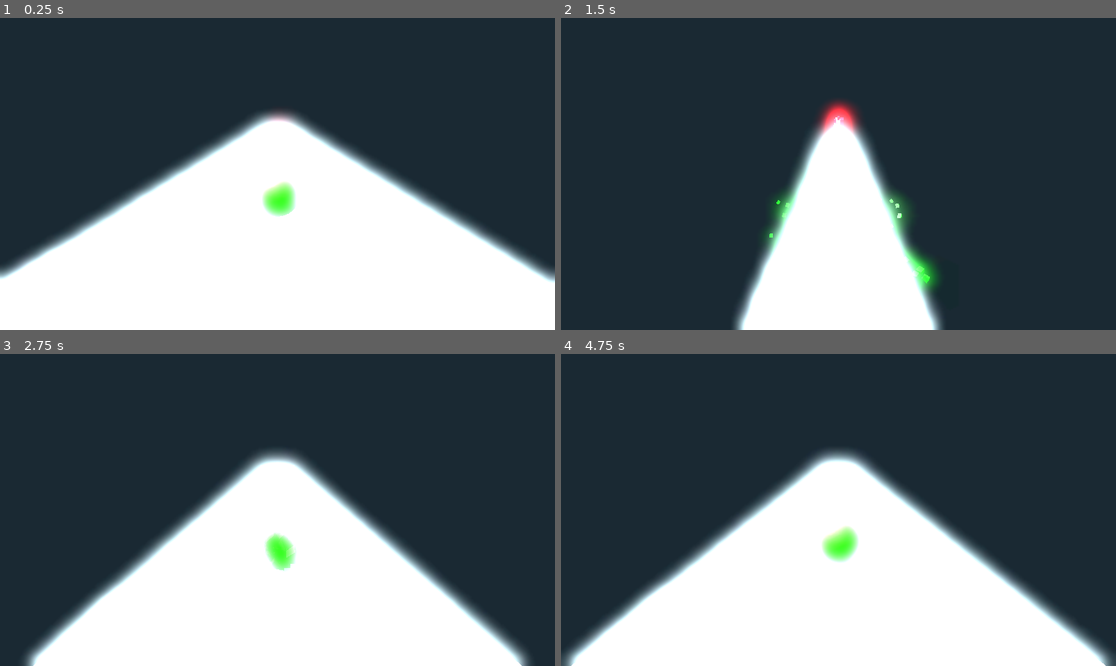
Above: before the commit, frames 1-4 (two rows, left to right).
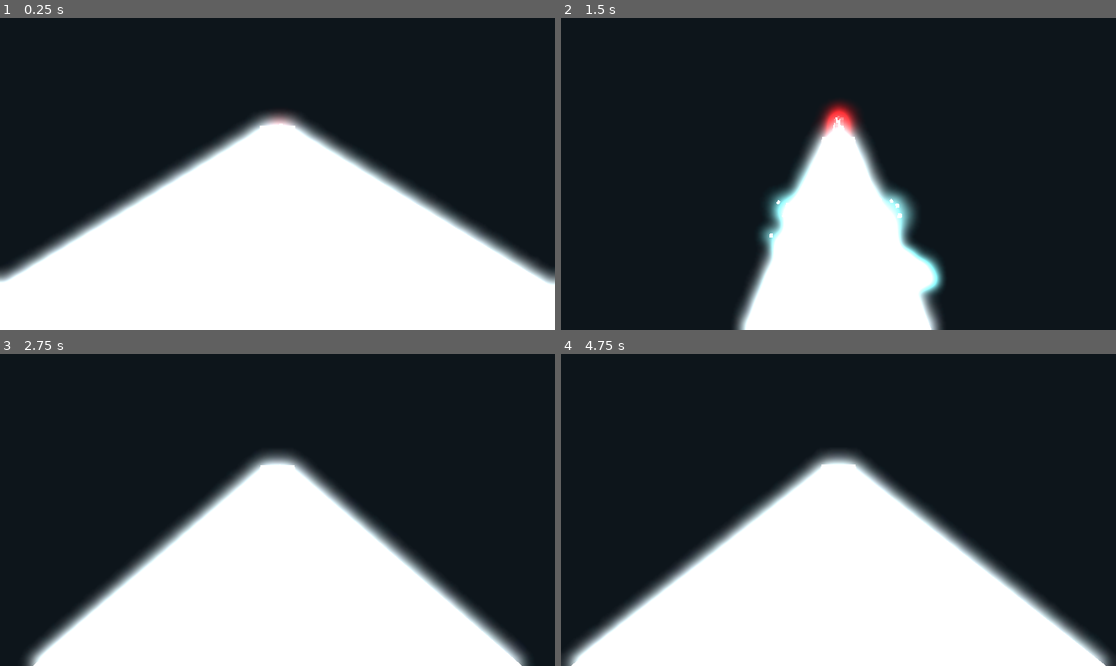
Above: after the commit, the same moments.

Repository: keatonfreed/GodotSlope
Game: Godot game, scene res://scenes/main.tscn
Two runs of this game, one before a commit and one after it. Both use one fixed random seed, a clock stepped at 60 frames per second and the inputs below.
Inputs:
- Up to frame 1 (0.25 s): no input
- Up to frame 2 (1.5 s): hold D (RightMove) 0.53-1.28 s; hold R 0.53-1.28 s; tap Space (Jump) at 0.77 s; hold S (DownMove) from 1.28 s (still down); tap R at 1.35 s
- Up to frame 3 (2.75 s): tap Space (Jump) at 1.52 s; release S (DownMove) at 2.03 s; hold D (RightMove) from 2.03 s (still down); hold R from 2.03 s (still down)
- Up to frame 4 (4.75 s): release R at 2.78 s; tap R at 2.85, 4.35 s; tap Space (Jump) at 3.02, 3.77, 4.52 s; release D (RightMove) at 3.53 s; hold R 3.53-4.28 s; hold A (LeftMove) from 3.53 s (still down)

The runs differ from the first frame. In frame 1, 7.3% of the frame differs, in the area x 0-100%, y 28-86%; in frame 2, 4.7%; in frame 3, 7.5%; in frame 4, 7.9%, in the area x 0-100%, y 29-100%.

Commit message:
better colors

Diff:
--- a/scenes/main.tscn
+++ b/scenes/main.tscn
@@ -15,8 +15,11 @@
 ambient_light_source = 2
 ambient_light_color = Color(1, 1, 1, 1)
 glow_enabled = true
+glow_normalized = true
 glow_intensity = 3.75
-glow_bloom = 1.0
+glow_bloom = 0.5
+glow_blend_mode = 4
+glow_hdr_threshold = 2.0
 fog_mode = 1
 fog_light_color = Color(0.0435, 0.0455583, 0.05, 1)
 fog_light_energy = 16.0
--- a/scenes/ramp_block.tscn
+++ b/scenes/ramp_block.tscn
@@ -1,36 +1,15 @@
-[gd_scene load_steps=11 format=3 uid="uid://biqifqlm50skc"]
+[gd_scene load_steps=8 format=3 uid="uid://biqifqlm50skc"]
 
 [ext_resource type="Script" path="res://scripts/ramp.gd" id="1_ovidh"]
 [ext_resource type="PackedScene" uid="uid://daohb45xnnvsf" path="res://scenes/death_zone.tscn" id="2_4f85i"]
 [ext_resource type="Material" uid="uid://8jkcngsq66dd" path="res://textures/ground.tres" id="3_sxrly"]
+[ext_resource type="Material" uid="uid://dhkejbg1o3j2o" path="res://textures/death.tres" id="4_ybv3e"]
 
 [sub_resource type="BoxShape3D" id="BoxShape3D_mb2s3"]
 size = Vector3(6.26172, 501, 94.3745)
 
 [sub_resource type="BoxShape3D" id="BoxShape3D_nckkp"]
 size = Vector3(6.4502, 1.44801, 4.01685)
-
-[sub_resource type="Gradient" id="Gradient_c7f2a"]
-
-[sub_resource type="FastNoiseLite" id="FastNoiseLite_1od3w"]
-noise_type = 2
-
-[sub_resource type="NoiseTexture2D" id="NoiseTexture2D_cbknu"]
-in_3d_space = true
-seamless = true
-as_normal_map = true
-color_ramp = SubResource("Gradient_c7f2a")
-noise = SubResource("FastNoiseLite_1od3w")
-
-[sub_resource type="StandardMaterial3D" id="StandardMaterial3D_ocq5y"]
-albedo_color = Color(0.307838, 0.0662721, 0.151384, 1)
-metallic = 0.2
-roughness_texture = SubResource("NoiseTexture2D_cbknu")
-emission_enabled = true
-emission = Color(0.87, 0, 0, 1)
-emission_energy_multiplier = 15.53
-normal_enabled = true
-normal_texture = SubResource("NoiseTexture2D_cbknu")
 
 [sub_resource type="BoxShape3D" id="BoxShape3D_k7mr0"]
 size = Vector3(2.35986, 7.21534, 4.01685)
@@ -76,8 +55,9 @@
 
 [node name="CSGBox3D" type="CSGBox3D" parent="Ramp/Death2"]
 transform = Transform3D(-1, -1.17591e-05, -8.67514e-08, -1.17326e-05, 0.998199, -0.0600012, 7.92149e-07, -0.0600012, -0.998199, -1.9733, 21.9552, -136.854)
+cast_shadow = 0
 size = Vector3(2.36133, 7.2108, 4.017)
-material = SubResource("StandardMaterial3D_ocq5y")
+material = ExtResource("4_ybv3e")
 
 [node name="CollisionShape3D" type="CollisionShape3D" parent="Ramp/Death2"]
 transform = Transform3D(-1, -1.17591e-05, -8.67514e-08, -1.17326e-05, 0.998199, -0.0600012, 7.92149e-07, -0.0600012, -0.998199, -1.93611, 21.9577, -136.818)
@@ -92,8 +72,9 @@
 
 [node name="CSGBox3D" type="CSGBox3D" parent="Ramp/Death1"]
 transform = Transform3D(-1, -1.17591e-05, -8.67514e-08, -1.17326e-05, 0.998199, -0.0600012, 7.92149e-07, -0.0600012, -0.998199, 1.94495, 28.3103, -113.968)
+cast_shadow = 0
 size = Vector3(2.36133, 7.2108, 4.017)
-material = SubResource("StandardMaterial3D_ocq5y")
+material = ExtResource("4_ybv3e")
 
 [node name="CollisionShape3D" type="CollisionShape3D" parent="Ramp/Death1"]
 transform = Transform3D(-1, -1.17591e-05, -8.67514e-08, -1.17326e-05, 0.998199, -0.0600012, 7.92149e-07, -0.0600012, -0.998199, 1.98214, 28.3128, -113.932)
--- a/scenes/ramp_jumps.tscn
+++ b/scenes/ramp_jumps.tscn
@@ -1,36 +1,15 @@
-[gd_scene load_steps=11 format=3 uid="uid://bnd8wifl6qr15"]
+[gd_scene load_steps=8 format=3 uid="uid://bnd8wifl6qr15"]
 
 [ext_resource type="Script" path="res://scripts/ramp.gd" id="1_w0v2y"]
 [ext_resource type="PackedScene" uid="uid://daohb45xnnvsf" path="res://scenes/death_zone.tscn" id="2_fkojr"]
 [ext_resource type="Material" uid="uid://8jkcngsq66dd" path="res://textures/ground.tres" id="3_6o1o4"]
+[ext_resource type="Material" uid="uid://dhkejbg1o3j2o" path="res://textures/death.tres" id="4_d35lq"]
 
 [sub_resource type="BoxShape3D" id="BoxShape3D_tno5s"]
 size = Vector3(6.26172, 501, 94.3745)
 
 [sub_resource type="BoxShape3D" id="BoxShape3D_nckkp"]
 size = Vector3(6.4502, 1.44801, 4.01685)
-
-[sub_resource type="Gradient" id="Gradient_c7f2a"]
-
-[sub_resource type="FastNoiseLite" id="FastNoiseLite_1od3w"]
-noise_type = 2
-
-[sub_resource type="NoiseTexture2D" id="NoiseTexture2D_whsxy"]
-in_3d_space = true
-seamless = true
-as_normal_map = true
-color_ramp = SubResource("Gradient_c7f2a")
-noise = SubResource("FastNoiseLite_1od3w")
-
-[sub_resource type="StandardMaterial3D" id="StandardMaterial3D_ocq5y"]
-albedo_color = Color(0.307838, 0.0662721, 0.151384, 1)
-metallic = 0.2
-roughness_texture = SubResource("NoiseTexture2D_whsxy")
-emission_enabled = true
-emission = Color(0.87, 0, 0, 1)
-emission_energy_multiplier = 15.53
-normal_enabled = true
-normal_texture = SubResource("NoiseTexture2D_whsxy")
 
 [sub_resource type="BoxShape3D" id="BoxShape3D_k7mr0"]
 size = Vector3(6.28815, 2.43091, 0.706667)
@@ -76,8 +55,9 @@
 
 [node name="CSGBox3D" type="CSGBox3D" parent="Ramp/Death"]
 transform = Transform3D(-1, -1.17591e-05, -8.67514e-08, -1.13754e-05, 0.965459, 0.260557, -2.98013e-06, 0.260557, -0.965459, 0.00411452, 24.1636, -101.007)
+cast_shadow = 0
 size = Vector3(6.24304, 2.46331, 0.663774)
-material = SubResource("StandardMaterial3D_ocq5y")
+material = ExtResource("4_d35lq")
 
 [node name="CollisionShape3D" type="CollisionShape3D" parent="Ramp/Death"]
 transform = Transform3D(-1, -1.17591e-05, -8.67514e-08, -1.13754e-05, 0.965459, 0.260557, -2.98013e-06, 0.260557, -0.965459, 0.0180174, 24.1423, -100.998)
--- /dev/null
+++ b/textures/death.tres
@@ -0,0 +1,25 @@
+[gd_resource type="StandardMaterial3D" load_steps=4 format=3 uid="uid://dhkejbg1o3j2o"]
+
+[sub_resource type="Gradient" id="Gradient_c7f2a"]
+
+[sub_resource type="FastNoiseLite" id="FastNoiseLite_1od3w"]
+noise_type = 2
+
+[sub_resource type="NoiseTexture2D" id="NoiseTexture2D_cbknu"]
+in_3d_space = true
+seamless = true
+as_normal_map = true
+color_ramp = SubResource("Gradient_c7f2a")
+noise = SubResource("FastNoiseLite_1od3w")
+
+[resource]
+albedo_color = Color(1, 0.13, 0.13, 1)
+metallic = 0.2
+metallic_specular = 0.3
+roughness = 0.0
+emission_enabled = true
+emission = Color(1, 0, 0, 1)
+emission_energy_multiplier = 16.0
+normal_enabled = true
+normal_scale = 0.3
+normal_texture = SubResource("NoiseTexture2D_cbknu")
--- a/textures/ground.tres
+++ b/textures/ground.tres
@@ -17,13 +17,12 @@
 noise = SubResource("FastNoiseLite_kok73")
 
 [resource]
-albedo_color = Color(0.451096, 0.50807, 0.520247, 1)
+albedo_color = Color(0.610161, 0.666927, 0.679076, 1)
 metallic = 0.7
 roughness_texture = SubResource("NoiseTexture2D_838ca")
 emission_enabled = true
 emission = Color(1, 1, 1, 1)
-emission_energy_multiplier = 0.1
-normal_enabled = true
+emission_energy_multiplier = 0.4
 normal_scale = 2.5
 normal_texture = SubResource("NoiseTexture2D_838ca")
 ao_light_affect = 0.8
--- a/textures/player.tres
+++ b/textures/player.tres
@@ -13,10 +13,11 @@
 noise = SubResource("FastNoiseLite_5ufcl")
 
 [resource]
-albedo_color = Color(0.0441666, 0.53, 0, 1)
+albedo_color = Color(0.1275, 0.211792, 0.85, 1)
 roughness = 0.49
 emission_enabled = true
-emission = Color(0, 0.09, 0, 1)
+emission = Color(0.211901, 0.578302, 0.996111, 1)
+emission_energy_multiplier = 10.0
 normal_enabled = true
 normal_scale = 0.3
 normal_texture = SubResource("NoiseTexture2D_ah4bd")
